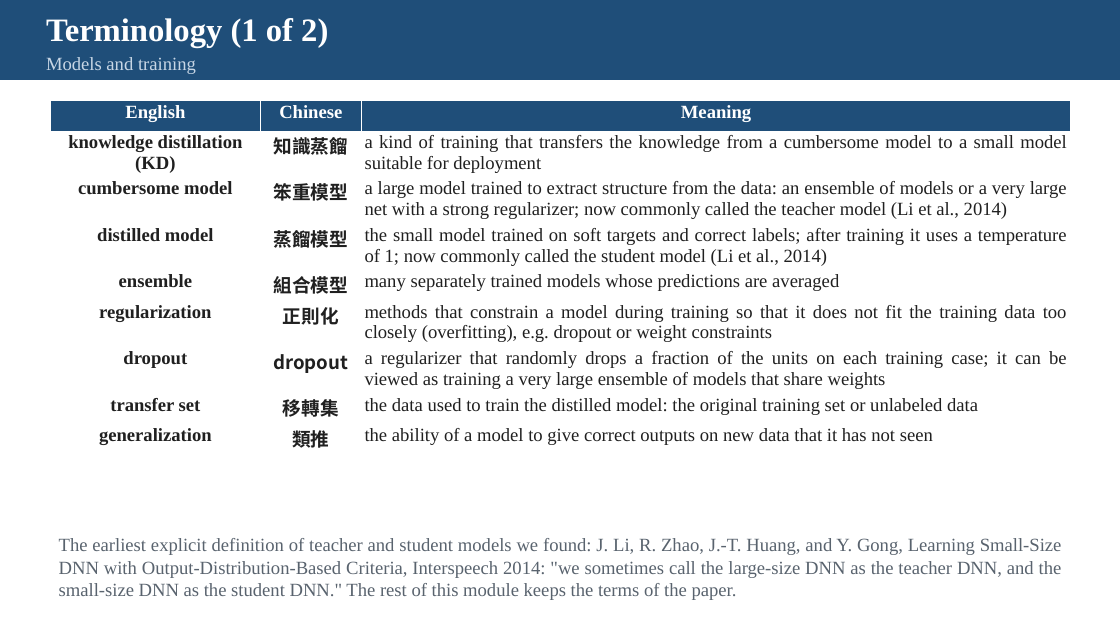
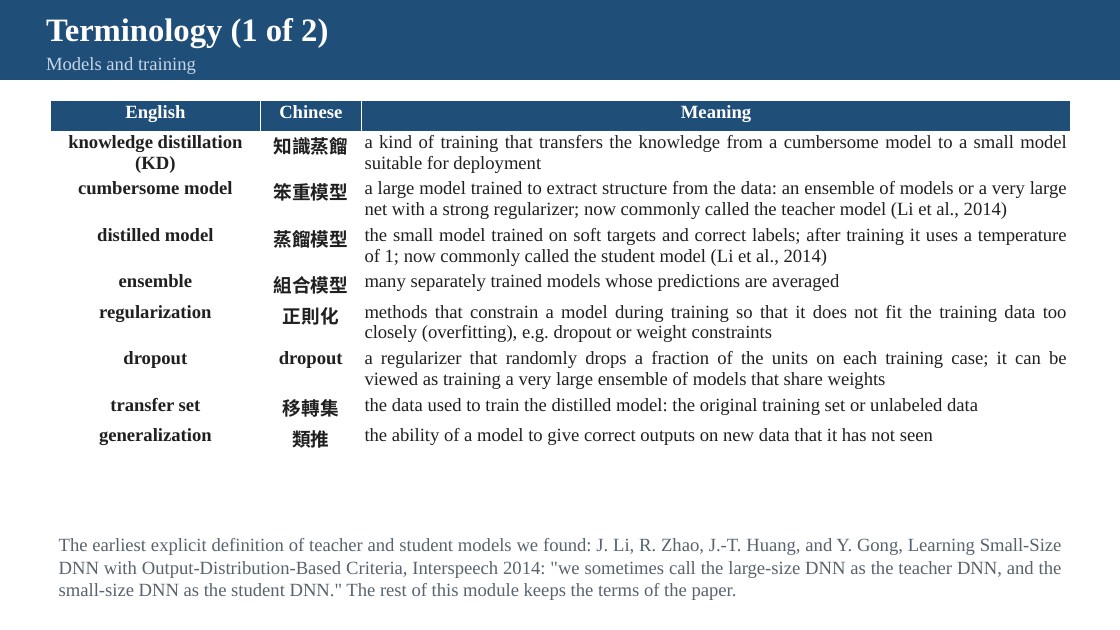
Before and after one commit to pychang-ai/115-1_DLMA, a slide deck: slide 5 of topics/knowledge-distillation/Knowledge_Distillation_slides_EN.pptx. Drawn at 1120x630 pixels with LibreOffice and Linux fonts; fonts in the diff are those of the drawing. Boxes give left, top, right and bottom in pixels: in the first picture for what was removed or moved away, otherwise in the second. Text is boxed around its words. In the diff, an @@ line names an element or a change of style, - is before the commit and + after.

```diff
--- a/topics/knowledge-distillation/Knowledge_Distillation_slides_EN.pptx
+++ b/topics/knowledge-distillation/Knowledge_Distillation_slides_EN.pptx
@@ table at box(50, 101, 1071, 456) @@
@@ font Noto Sans CJK TC to Times New Roman in "dropout" @@
```
Also in this commit, not shown: 1 other slide changed.
